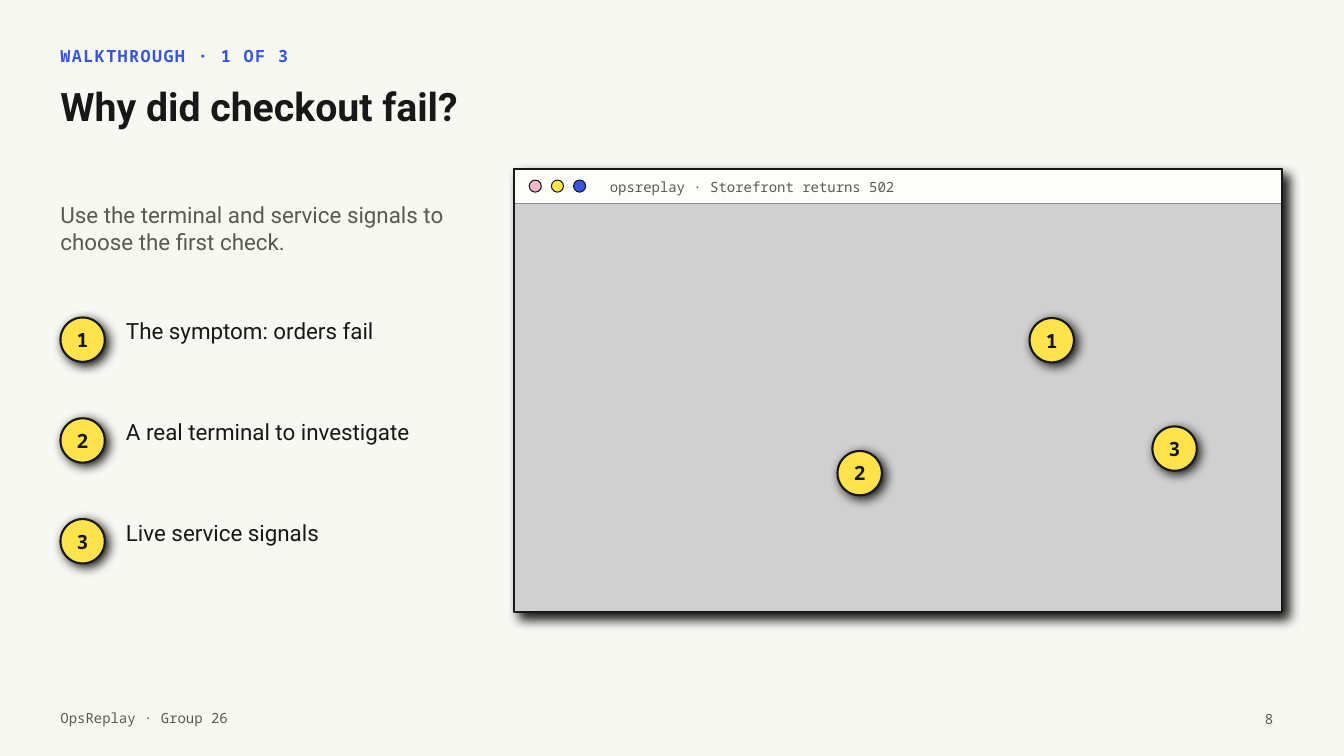
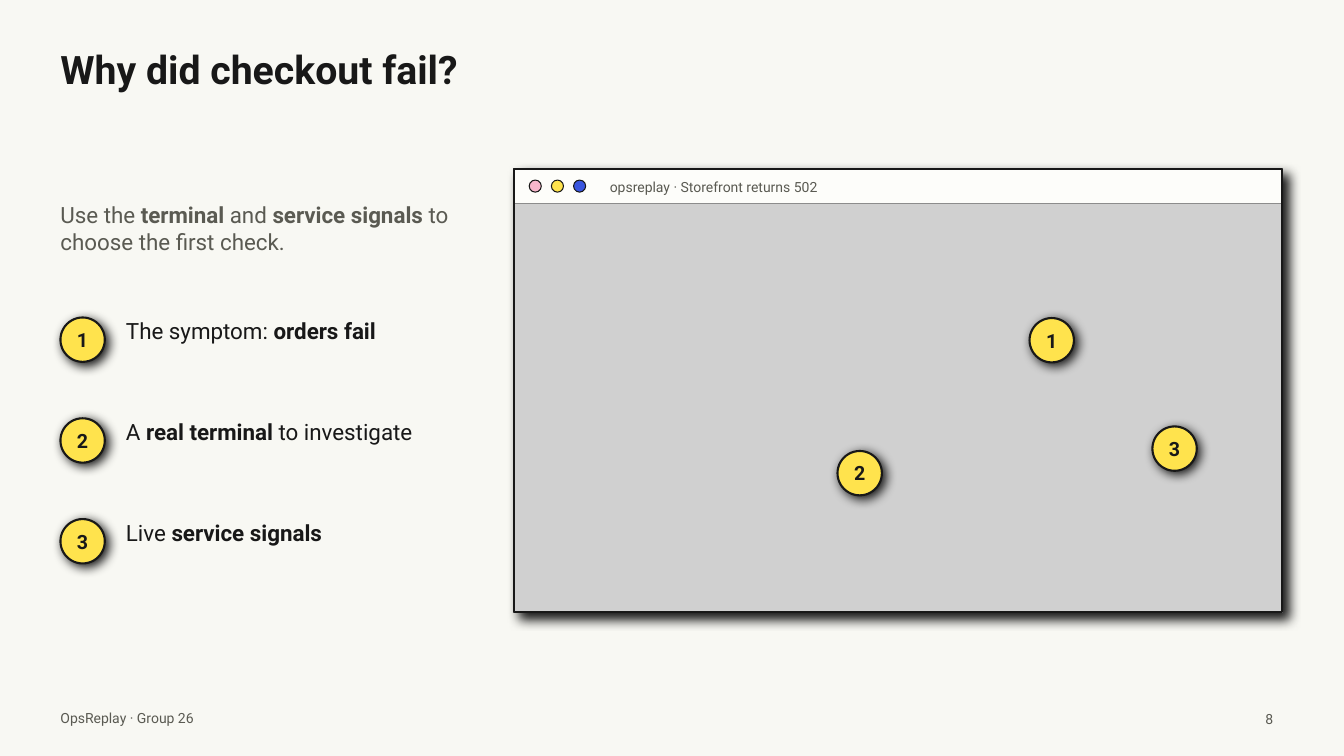
Before and after one commit to ehz0ah/OpsReplay, a slide deck: slide 8 of docs/reports/final/OpsReplay_Final_Presentation.pptx. Drawn at 1344x756 pixels with LibreOffice and Linux fonts; fonts in the diff are those of the drawing; grey boxes stand for pictures. Boxes give left, top, right and bottom in pixels: in the first picture for what was removed or moved away, otherwise in the second. Text is boxed around its words. In the diff, an @@ line names an element or a change of style, - is before the commit and + after.

```diff
--- a/docs/reports/final/OpsReplay_Final_Presentation.pptx
+++ b/docs/reports/final/OpsReplay_Final_Presentation.pptx
@@ title "Why did checkout fail?" moved from (x1=60, y1=91, x2=457, y2=130) to (x1=60, y1=54, x2=457, y2=93) @@
@@ text removed at (x1=60, y1=50, x2=288, y2=62) @@
-WALKTHROUGH · 1 OF 3
@@ text "Use the terminal and service ..." at (x1=60, y1=206, x2=449, y2=250): bold on in "terminal service signals" @@
@@ text "The symptom: orders fail" at (x1=126, y1=322, x2=376, y2=344): bold on in "orders fail" @@
@@ text "A real terminal to investigate" at (x1=126, y1=423, x2=412, y2=445): bold on in "real terminal" @@
@@ text "Live service signals" at (x1=126, y1=524, x2=322, y2=546): bold on in "service signals" @@
@@ font Noto Sans Mono to Roboto in 4 elements at (x1=610, y1=181, x2=818, y2=195), (x1=60, y1=318, x2=105, y2=362), (x1=1029, y1=319, x2=1074, y2=363), (x1=60, y1=712, x2=194, y2=726) @@
```
Also in this commit, not shown: 25 other slides changed, 1 slide added, 2 other files.
